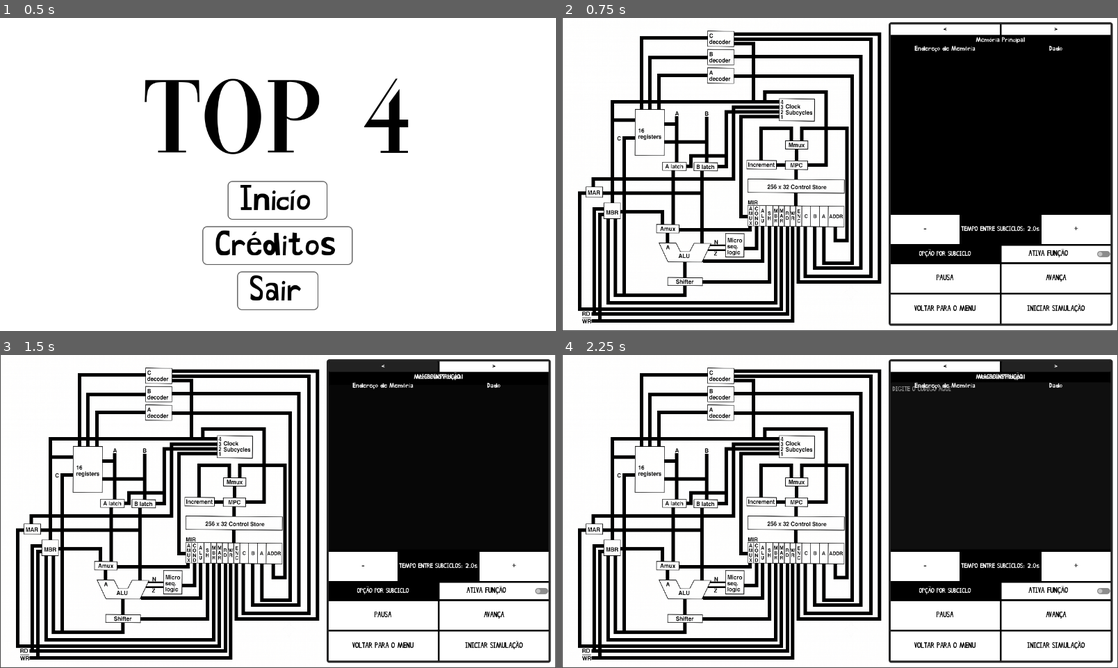
Above: before the commit, frames 1-4 (two rows, left to right).
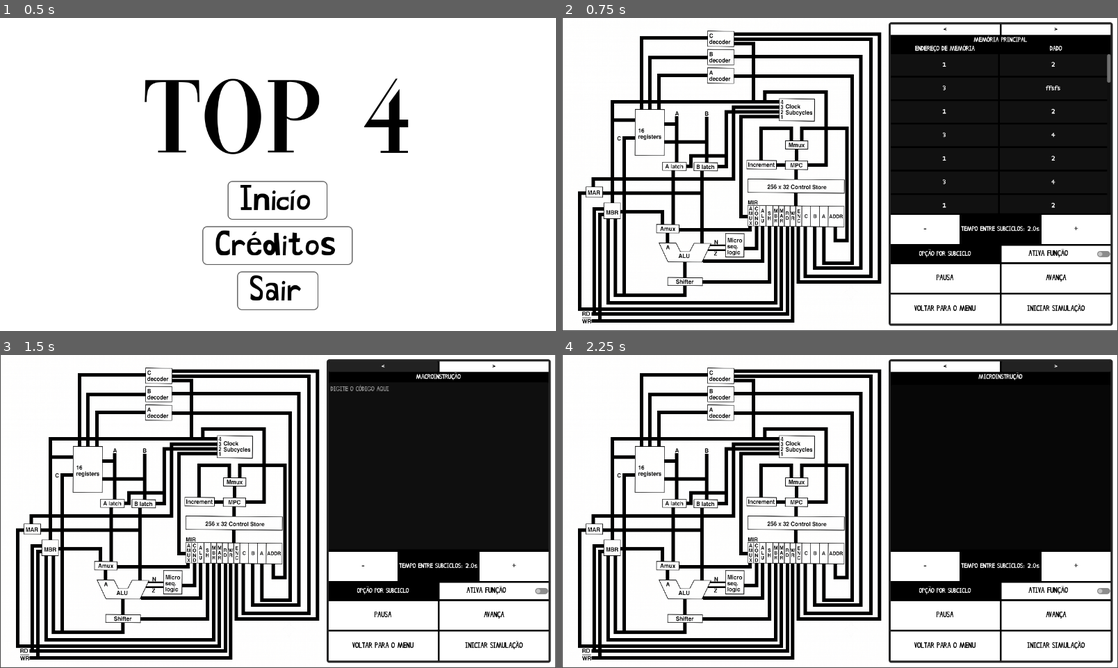
Above: after the commit, the same moments.

Repository: RodriWagner/Projeto-Arquitetura-de-Computadores-Vinod
Game: Godot game, scene res://Cenas/Cenas UI/menu.tscn
Same seed, same stepped clock (60 frames per second), same inputs: the game is played once before the commit and once after it.
Inputs:
- Up to frame 1 (0.5 s): no input
- Up to frame 2 (0.75 s): click "Inicío" at 0.5 s
- Up to frame 3 (1.5 s): click "<" at 1.25 s
- Up to frame 4 (2.25 s): click ">" at 2 s

Frame 1 is identical in both runs. In frame 2, 0.5% of the frame differs, in the area x 63-99%, y 5-61%; in frame 3, 0.3%; in frame 4, 0.3%.
Error before the commit: Invalid assignment of property or key 'dado' with value of type 'Resource (Tabela)' on a base object of type 'null instance'. (res://Cenas/Cenas)

Commit message:
Implementação da memória na interface

Diff:
--- a/projeto-vinod/Cenas/Cenas UI/Interface_MemoriaPrincipal.tscn
+++ b/projeto-vinod/Cenas/Cenas UI/Interface_MemoriaPrincipal.tscn
@@ -3,10 +3,19 @@
 [ext_resource type="Script" uid="uid://dck7hhavx81bf" path="res://Cenas/Cenas UI/memoria_principal.gd" id="1_tc8ja"]
 [ext_resource type="PackedScene" uid="uid://d4i7gleebn84d" path="res://Cenas/Cenas UI/tabela.tscn" id="2_cotuw"]
 
-[node name="Lógica e UI End de Memória" type="Node" unique_id=2071177915]
+[node name="Lógica e UI End de Memória" type="Control" unique_id=2086797821]
+layout_mode = 3
+anchors_preset = 15
+anchor_right = 1.0
+anchor_bottom = 1.0
+grow_horizontal = 2
+grow_vertical = 2
+size_flags_horizontal = 3
+size_flags_vertical = 3
 script = ExtResource("1_tc8ja")
 
 [node name="ScrollContainer" type="ScrollContainer" parent="." unique_id=1580460162]
+layout_mode = 1
 anchors_preset = 15
 anchor_right = 1.0
 anchor_bottom = 1.0
--- a/projeto-vinod/Cenas/Cenas UI/control.tscn
+++ b/projeto-vinod/Cenas/Cenas UI/control.tscn
@@ -5,7 +5,7 @@
 [ext_resource type="Texture2D" uid="uid://cx04hw2qsveih" path="res://Imagens/processador sem fio.png" id="2_loqao"]
 [ext_resource type="Script" uid="uid://d1deiaevcxc5e" path="res://Scripts/ScriptsUI/controla_visibilidade.gd" id="4_4jskr"]
 [ext_resource type="PackedScene" uid="uid://dofyffrpaxm0q" path="res://Cenas/Cenas de lógica interna/barramento_padrao.tscn" id="4_ya72m"]
-[ext_resource type="Script" uid="uid://dck7hhavx81bf" path="res://Cenas/Cenas UI/memoria_principal.gd" id="7_l70cf"]
+[ext_resource type="PackedScene" uid="uid://c1m1n4c6686kc" path="res://Cenas/Cenas UI/Interface_MemoriaPrincipal.tscn" id="6_jarvx"]
 
 [sub_resource type="StyleBoxFlat" id="StyleBoxFlat_uchyk"]
 bg_color = Color(1, 1, 1, 1)
@@ -119,13 +119,14 @@
 size_flags_vertical = 3
 text = ">"
 
-[node name="controla_visibilidade" type="Control" parent="PanelContainer/HBoxContainer/Botões e Texto/PanelContainer2/VBoxContainer" unique_id=1004069146 node_paths=PackedStringArray("MacroInstrucao", "MicroInstrucao")]
+[node name="controla_visibilidade" type="Control" parent="PanelContainer/HBoxContainer/Botões e Texto/PanelContainer2/VBoxContainer" unique_id=1004069146 node_paths=PackedStringArray("MacroInstrucao", "MicroInstrucao", "MemoriaPrincipal_UI")]
 layout_mode = 2
 size_flags_vertical = 3
 size_flags_stretch_ratio = 6.12
 script = ExtResource("4_4jskr")
 MacroInstrucao = NodePath("macroinstrucao")
 MicroInstrucao = NodePath("microinstrucao")
+MemoriaPrincipal_UI = NodePath("memoria_principal")
 
 [node name="macroinstrucao" type="VBoxContainer" parent="PanelContainer/HBoxContainer/Botões e Texto/PanelContainer2/VBoxContainer/controla_visibilidade" unique_id=57218423]
 visible = false
@@ -168,38 +169,38 @@
 size_flags_stretch_ratio = 16.69
 editable = false
 
-[node name="VBoxContainer" type="VBoxContainer" parent="PanelContainer/HBoxContainer/Botões e Texto/PanelContainer2/VBoxContainer/controla_visibilidade" unique_id=370912076]
-layout_mode = 1
-anchors_preset = 15
-anchor_right = 1.0
-anchor_bottom = 1.0
-grow_horizontal = 2
-grow_vertical = 2
-
-[node name="Label" type="Label" parent="PanelContainer/HBoxContainer/Botões e Texto/PanelContainer2/VBoxContainer/controla_visibilidade/VBoxContainer" unique_id=594732684]
-layout_mode = 2
-text = "Memória Principal"
+[node name="memoria_principal" type="VBoxContainer" parent="PanelContainer/HBoxContainer/Botões e Texto/PanelContainer2/VBoxContainer/controla_visibilidade" unique_id=370912076]
+layout_mode = 1
+anchors_preset = 15
+anchor_right = 1.0
+anchor_bottom = 1.0
+grow_horizontal = 2
+grow_vertical = 2
+
+[node name="Label" type="Label" parent="PanelContainer/HBoxContainer/Botões e Texto/PanelContainer2/VBoxContainer/controla_visibilidade/memoria_principal" unique_id=594732684]
+layout_mode = 2
+text = "MEMÓRIA PRINCIPAL"
 horizontal_alignment = 1
 
-[node name="HBoxContainer" type="HBoxContainer" parent="PanelContainer/HBoxContainer/Botões e Texto/PanelContainer2/VBoxContainer/controla_visibilidade/VBoxContainer" unique_id=167349886]
-layout_mode = 2
-
-[node name="End Memoria" type="Label" parent="PanelContainer/HBoxContainer/Botões e Texto/PanelContainer2/VBoxContainer/controla_visibilidade/VBoxContainer/HBoxContainer" unique_id=662411146]
-layout_mode = 2
-size_flags_horizontal = 6
-text = "Endereço de Memória"
-
-[node name="dado" type="Label" parent="PanelContainer/HBoxContainer/Botões e Texto/PanelContainer2/VBoxContainer/controla_visibilidade/VBoxContainer/HBoxContainer" unique_id=1334225364]
-layout_mode = 2
-size_flags_horizontal = 6
-text = "Dado"
-
-[node name="TextEdit" type="VBoxContainer" parent="PanelContainer/HBoxContainer/Botões e Texto/PanelContainer2/VBoxContainer/controla_visibilidade/VBoxContainer" unique_id=340475006]
-layout_mode = 2
-script = ExtResource("7_l70cf")
-
-[node name="memoria_principal" type="Node2D" parent="PanelContainer/HBoxContainer/Botões e Texto/PanelContainer2/VBoxContainer/controla_visibilidade/VBoxContainer" unique_id=134516222]
-script = ExtResource("7_l70cf")
+[node name="HBoxContainer" type="HBoxContainer" parent="PanelContainer/HBoxContainer/Botões e Texto/PanelContainer2/VBoxContainer/controla_visibilidade/memoria_principal" unique_id=167349886]
+layout_mode = 2
+
+[node name="End Memoria" type="Label" parent="PanelContainer/HBoxContainer/Botões e Texto/PanelContainer2/VBoxContainer/controla_visibilidade/memoria_principal/HBoxContainer" unique_id=662411146]
+layout_mode = 2
+size_flags_horizontal = 6
+text = "ENDEREÇO DE MEMÓRIA"
+
+[node name="dado" type="Label" parent="PanelContainer/HBoxContainer/Botões e Texto/PanelContainer2/VBoxContainer/controla_visibilidade/memoria_principal/HBoxContainer" unique_id=1334225364]
+layout_mode = 2
+size_flags_horizontal = 6
+text = "DADO"
+
+[node name="MarginContainer" type="MarginContainer" parent="PanelContainer/HBoxContainer/Botões e Texto/PanelContainer2/VBoxContainer/controla_visibilidade/memoria_principal" unique_id=1481487437]
+layout_mode = 2
+size_flags_vertical = 3
+
+[node name="Lógica e UI End de Memória" parent="PanelContainer/HBoxContainer/Botões e Texto/PanelContainer2/VBoxContainer/controla_visibilidade/memoria_principal/MarginContainer" unique_id=2071177915 instance=ExtResource("6_jarvx")]
+layout_mode = 2
 
 [node name="HBoxContainer2" type="HBoxContainer" parent="PanelContainer/HBoxContainer/Botões e Texto/PanelContainer2/VBoxContainer" unique_id=1813561386]
 layout_mode = 2
--- a/projeto-vinod/Cenas/Cenas UI/células_da_tabela.tscn
+++ b/projeto-vinod/Cenas/Cenas UI/células_da_tabela.tscn
@@ -1,4 +1,11 @@
 [gd_scene format=3 uid="uid://cauydnhfso1e1"]
+
+[sub_resource type="StyleBoxFlat" id="StyleBoxFlat_1p3ss"]
+bg_color = Color(0.06879826, 0.06879829, 0.06879823, 1)
+
+[sub_resource type="StyleBoxFlat" id="StyleBoxFlat_l0gxf"]
+bg_color = Color(0.99999994, 0.26001006, 0.6249431, 1)
+draw_center = false
 
 [node name="CélulasDaTabela" type="Label" unique_id=942404265]
 anchors_preset = 15
@@ -8,6 +15,8 @@
 grow_vertical = 2
 size_flags_horizontal = 3
 size_flags_vertical = 3
-theme_override_font_sizes/font_size = 32
+theme_override_font_sizes/font_size = 16
+theme_override_styles/normal = SubResource("StyleBoxFlat_1p3ss")
+theme_override_styles/focus = SubResource("StyleBoxFlat_l0gxf")
 horizontal_alignment = 1
 vertical_alignment = 1
--- a/projeto-vinod/Cenas/Cenas UI/linhas_da_tabela.tscn
+++ b/projeto-vinod/Cenas/Cenas UI/linhas_da_tabela.tscn
@@ -1,7 +1,7 @@
 [gd_scene format=3 uid="uid://dy0n5qoelrbnb"]
 
 [node name="LinhasDaTabela" type="HBoxContainer" unique_id=1130307085]
-custom_minimum_size = Vector2(100, 100)
+custom_minimum_size = Vector2(50, 50)
 anchors_preset = 15
 anchor_right = 1.0
 anchor_bottom = 1.0
--- a/projeto-vinod/Cenas/Cenas UI/memoria_principal.gd
+++ b/projeto-vinod/Cenas/Cenas UI/memoria_principal.gd
@@ -5,7 +5,8 @@
 
 	var tabela = Tabela.New(dados)
 	print(tabela)
-
+	tabela.alteraTabela(1, "ffsfs")
+	print(tabela)
 
 	$ScrollContainer/Tabela.dado = tabela
 	$ScrollContainer/Tabela.apareceNaTela()
--- a/projeto-vinod/Cenas/Cenas UI/tabela.gd
+++ b/projeto-vinod/Cenas/Cenas UI/tabela.gd
@@ -17,6 +17,11 @@
 func qtdLinhas():
 	return dados.size()
 
+##metodos
+
+func alteraTabela(endereco: int, valor: String):
+	dados[endereco][1] = valor
+
 func _to_string() -> String:
 	var resultado: String = ""
 
--- a/projeto-vinod/Scripts/ScriptsUI/controla_visibilidade.gd
+++ b/projeto-vinod/Scripts/ScriptsUI/controla_visibilidade.gd
@@ -2,24 +2,40 @@
 
 @export var MacroInstrucao : VBoxContainer
 @export var MicroInstrucao : VBoxContainer
+@export var MemoriaPrincipal_UI : VBoxContainer
 
-#troca entre microinstrucao e macroinstrucao
+var cont = 0
+
+@onready var paginas = [MacroInstrucao, MicroInstrucao, MemoriaPrincipal_UI]
+
 func _on_seta_esq_pressed() -> void:
-
-	if (MicroInstrucao.visible == true):
+	if cont % 3 == 0:
+		MemoriaPrincipal_UI.visible = false
 		MicroInstrucao.visible = false
 		MacroInstrucao.visible = true
-	else:
+	elif cont % 3 == 1:
+		MemoriaPrincipal_UI.visible = false
 		MicroInstrucao.visible = true
 		MacroInstrucao.visible = false
+	elif cont % 3 == 2:
+		MemoriaPrincipal_UI.visible = true
+		MicroInstrucao.visible = false
+		MacroInstrucao.visible = false
 
+	cont += 1
 
-#troca entre microinstrucao e macroinstrucao
 func _on_seta_dir_pressed() -> void:
-
-	if (MicroInstrucao.visible == true):
+	if cont % 3 == 0:
+		MemoriaPrincipal_UI.visible = false
 		MicroInstrucao.visible = false
 		MacroInstrucao.visible = true
-	else:
+	elif cont % 3 == 1:
+		MemoriaPrincipal_UI.visible = false
 		MicroInstrucao.visible = true
 		MacroInstrucao.visible = false
+	elif cont % 3 == 2:
+		MemoriaPrincipal_UI.visible = true
+		MicroInstrucao.visible = false
+		MacroInstrucao.visible = false
+
+	cont += 1
